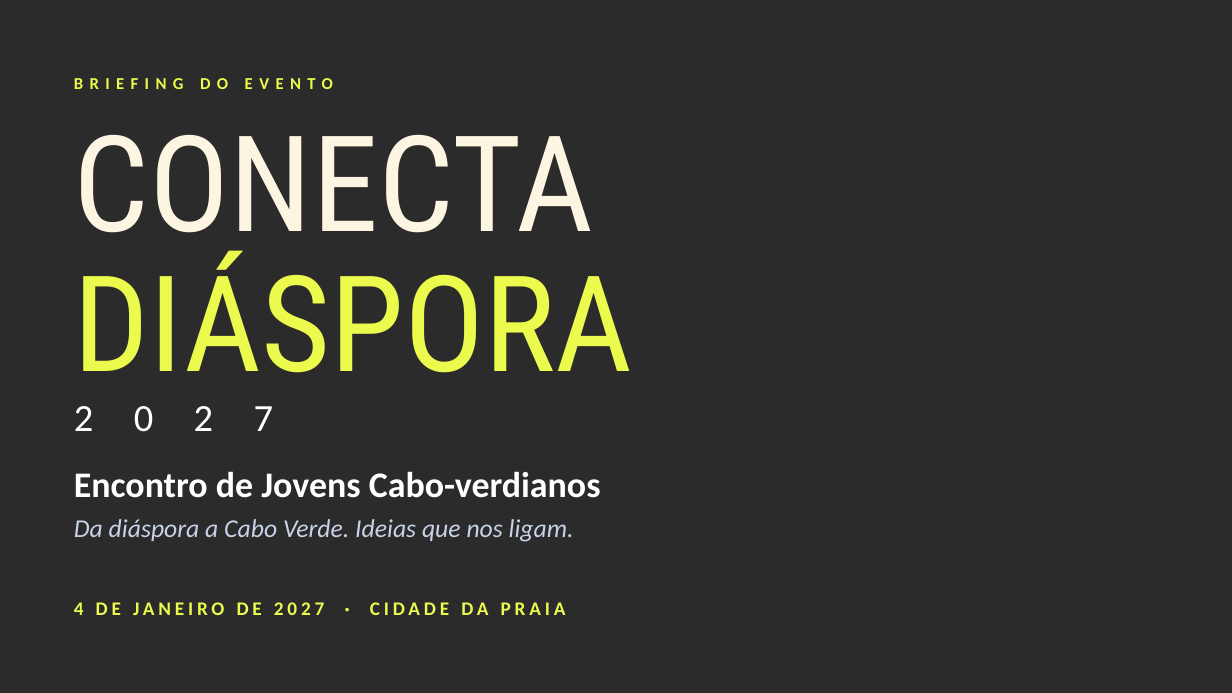
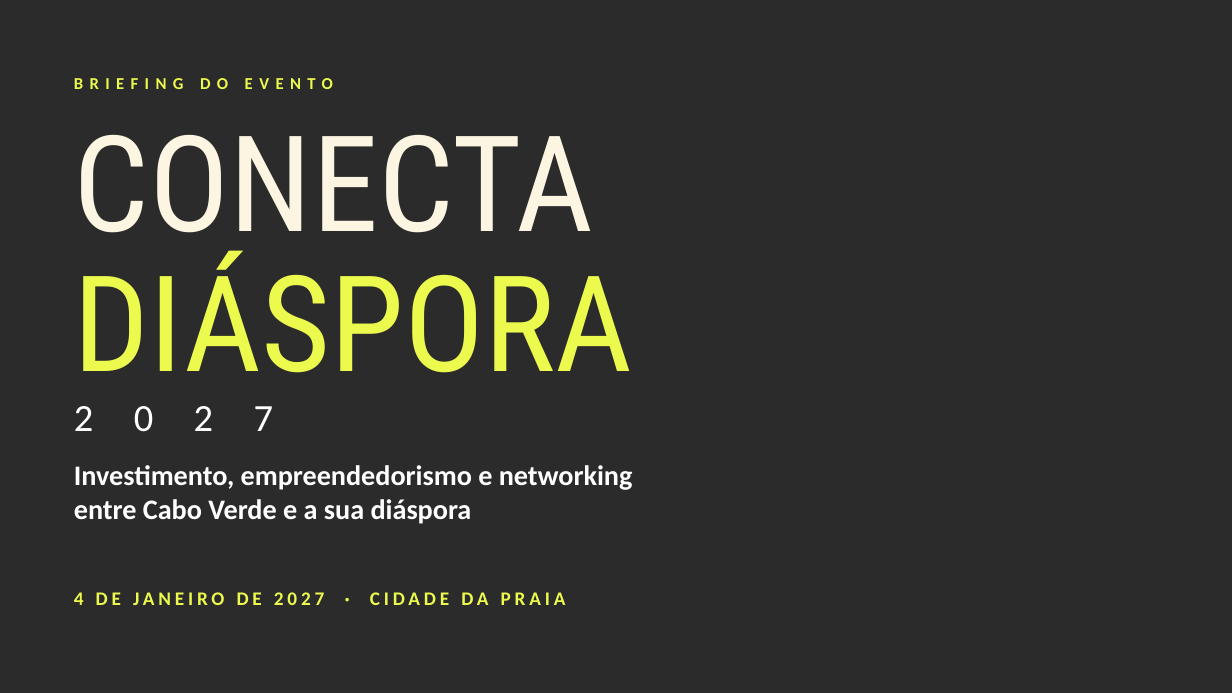
Before and after one commit to YAxbairro/claude, a slide deck: slide 1 of apresentacao/Conecta_Diaspora_Briefing.pptx. Drawn at 1232x693 pixels with LibreOffice and Linux fonts; fonts in the diff are those of the drawing; background and template pictures are left out; a plain dark background stands for a picture behind light text. Boxes give left, top, right and bottom in pixels: in the first picture for what was removed or moved away, otherwise in the second. Text is boxed around its words. In the diff, an @@ line names an element or a change of style, - is before the commit and + after.

```diff
--- a/apresentacao/Conecta_Diaspora_Briefing.pptx
+++ b/apresentacao/Conecta_Diaspora_Briefing.pptx
@@ text at box(74, 465, 633, 524): text changed; size 28 to 22 pt @@
-Encontro de Jovens Cabo-verdianos
+Investimento, empreendedorismo e networking entre Cabo Verde e a sua diáspora
@@ text "Investimento, empreendedorismo e networking entre ..." at box(74, 465, 633, 524): vertical alignment middle to top @@
@@ text removed at box(74, 519, 574, 542) @@
-Da diáspora a Cabo Verde. Ideias que nos ligam.
@@ text "4 DE JANEIRO DE 2027 ...": place and size @@
-text "4 DE JANEIRO DE 2027 ..." at box(74, 602, 566, 615)
+text "4 DE JANEIRO DE 2027 ..." at box(74, 592, 566, 605)
```
Also in this commit, not shown: 2 other slides changed, 7 slides added, 5 slides removed, 2 other files.
